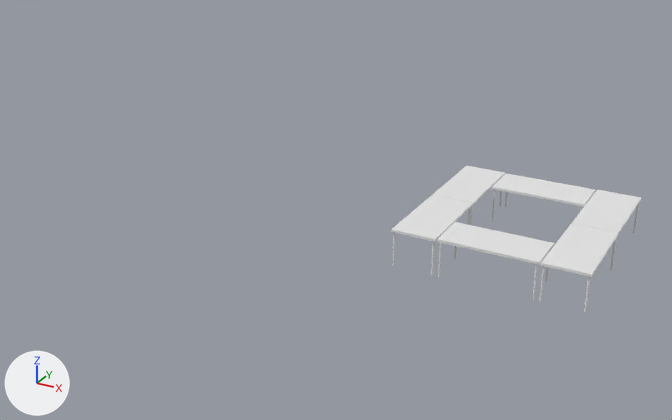
An edit to the OBJ model models/mesa.obj, drawn before and after from the same camera.
The view is the same before and after, from a camera (50 mm lens) standing at (3.27, -10.14, 4.56) and looking at (-2.95, 1.17, -1.09). The axes (+X, +Y, +Z) are drawn at lower left. The lights are the same throughout. Where no turn or scale is listed for an object, it has been applied to the vertices.

Script lines for the objects in view, before the commit:
```python
me_mesacentro_cylinder_005 = bpy.data.meshes.new('mesaCentro_Cylinder.005')
me_mesacentro_cylinder_005.from_pydata(...)  # 1584 vertices, 852 faces; spans x -1.42..1.21, y -0.12..2.53, z -1.09..-0.55
me_mesacentro_cylinder_005.materials.append(mat_mesamaterial)  # white #e7e7e7
ob_mesacentro_cylinder_005 = bpy.data.objects.new('mesaCentro_Cylinder.005', me_mesacentro_cylinder_005)
ob_mesacentro_cylinder_005.location = (0.0, 0.0, 0.0)
```
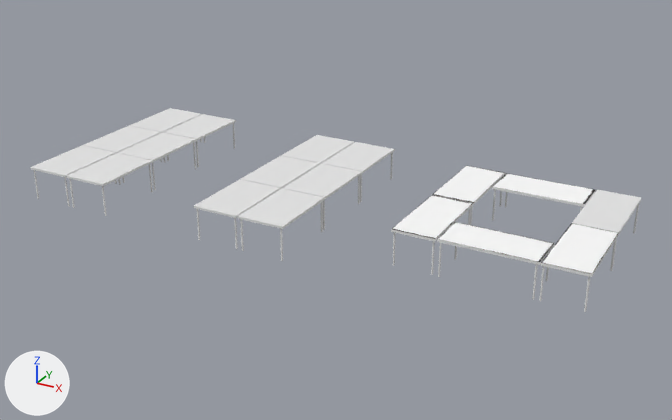
Boxes [x1, y1, x2, y2] around the edits, measured in the pictures (672 x 420 px):
'mesaCentro_Cylinder.005', reshaped (143% wider, 39% taller)
    before: [391, 166, 641, 312]
    after: [31, 108, 641, 312]
part 1 of me_mesacentro_cylinder_005, added
    after: [129, 108, 202, 133]
part 2 of me_mesacentro_cylinder_005, added
    after: [83, 126, 161, 153]
part 3 of me_mesacentro_cylinder_005, added
    after: [31, 145, 116, 178]
part 4 of me_mesacentro_cylinder_005, added
    after: [67, 153, 152, 186]
part 5 of me_mesacentro_cylinder_005, added
    after: [193, 142, 196, 169]
part 6 of me_mesacentro_cylinder_005, added
    after: [118, 132, 197, 162]
part 7 of me_mesacentro_cylinder_005, added
    after: [196, 141, 199, 167]
part 8 of me_mesacentro_cylinder_005, added
    after: [163, 114, 236, 141]
part 9 of me_mesacentro_cylinder_005, added
    after: [194, 135, 395, 261]
part 10 of me_mesacentro_cylinder_005, recoloured
    both: [392, 166, 618, 274]

What changed in the scene script:
```text
Add img_mesatexture_png:
    img_mesatexture_png = load_image('mesaTexture.png', 'textures/mesaTexture.png', 1920, 1080, 'sRGB')
Add mat_mesamaterial_mesatexture_png:
    mat_mesamaterial_mesatexture_png = principled_material('mesaMAterial_mesaTexture.png')
    mat_mesamaterial_mesatexture_png.texture = img_mesatexture_png
    mat_mesamaterial_mesatexture_png.roughness = 0.69
Change me_mesacentro_cylinder_005:
    used by ob_mesacentro_cylinder_005; location = (0.0, 0.0, 0.0)
    remove me_mesacentro_cylinder_005.from_pydata(...)  # 1584 vertices, 852 faces; spans x -1.42..1.21, y -0.12..2.53, z -1.09..-0.55
    add me_mesacentro_cylinder_005.from_pydata(...)  # 4752 vertices, 2556 faces; spans x -7.42..1.21, y -0.55..2.93, z -1.19..-0.55
    me_mesacentro_cylinder_005 part 1: a new loose piece, a box spanning x -7.424..-6.703, y 1.781..2.927, z -0.689..-0.653, in mat_mesamaterial (white #e7e7e7)
    me_mesacentro_cylinder_005 part 2: a new loose piece, a box spanning x -7.424..-6.703, y 0.615..1.761, z -0.689..-0.653, in mat_mesamaterial (white #e7e7e7)
    me_mesacentro_cylinder_005 part 3: a new loose piece, a box spanning x -7.424..-6.703, y -0.55..0.596, z -0.689..-0.653, in mat_mesamaterial (white #e7e7e7)
    me_mesacentro_cylinder_005 part 4: a new loose piece, a box spanning x -6.678..-5.957, y -0.55..0.596, z -0.689..-0.653, in mat_mesamaterial (white #e7e7e7)
    me_mesacentro_cylinder_005 part 5: a new loose piece, a 32-sided cylinder along z spanning x -6.002..-5.971, y 1.713..1.736, z -1.187..-0.673, in mat_mesamaterial (white #e7e7e7)
    me_mesacentro_cylinder_005 part 6: a new loose piece, a box spanning x -6.678..-5.957, y 0.615..1.761, z -0.689..-0.653, in mat_mesamaterial (white #e7e7e7)
    me_mesacentro_cylinder_005 part 7: a new loose piece, a 32-sided cylinder along z spanning x -6.018..-5.987, y 1.807..1.829, z -1.187..-0.673, in mat_mesamaterial (white #e7e7e7)
    me_mesacentro_cylinder_005 part 8: a new loose piece, a box spanning x -6.678..-5.957, y 1.781..2.927, z -0.689..-0.653, in mat_mesamaterial (white #e7e7e7)
    me_mesacentro_cylinder_005 part 9: 1584 vertices added at x -4.29..-2.82, y -0.55..2.93, z -1.19..-0.65
    me_mesacentro_cylinder_005 part 10: 7 faces spanning x -1.42..1.21, y -0.12..2.53, z -1.09..-0.55 switch from mat_mesamaterial (white #e7e7e7) to mat_mesamaterial_mesatexture_png (picture img_mesatexture_png)
```
